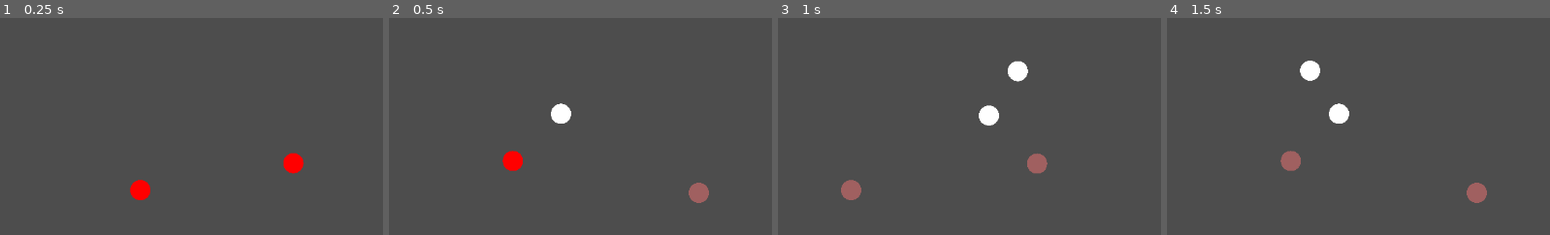
Above: before the commit, frames 1-4 (left to right).
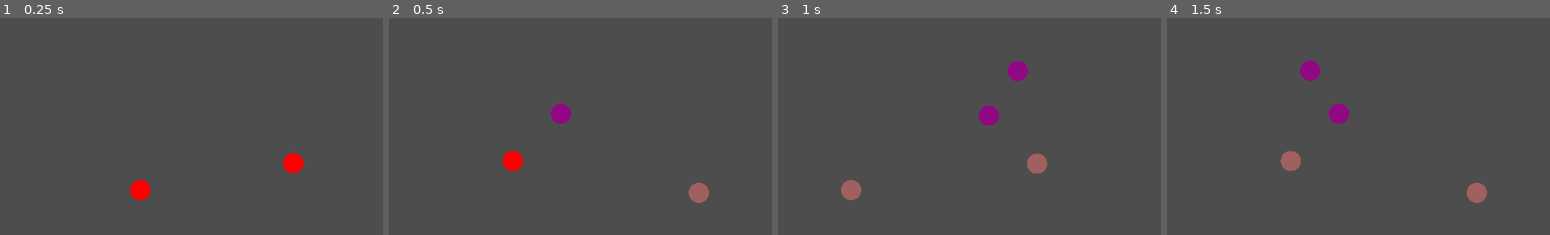
Above: after the commit, the same moments.

Repository: cuboktahedron/Juggor
Game: Godot game, scene res://scenes/game.tscn
Two runs of this game, one before a commit and one after it. Both use one fixed random seed, a clock stepped at 60 frames per second and the inputs below.
Inputs:
- Up to frame 1 (0.25 s): no input
- Up to frame 2 (0.5 s): no input
- Up to frame 3 (1 s): hold F (lh_right) from 0.53 s (still down); tap Z (lh_throw) at 0.6 s
- Up to frame 4 (1.5 s): release F (lh_right) at 1.28 s; hold D (lh_down) from 1.28 s (still down); tap X (rh_throw) at 1.35 s
The pictures show only the part of the screen within x 12-62%, y 45-95%; the shares and areas given below are measured in that part.

Frame 1 is identical in both runs. In frame 2, 0.4% of the frame differs, in the area x 42-48%, y 39-49%; in frame 3, 0.8%, in the area x 52-66%, y 19-50%; in frame 4, 0.8%.

Commit message:
Change ball color by pattern

Diff:
--- a/scripts/ball.gd
+++ b/scripts/ball.gd
@@ -1,5 +1,23 @@
 class_name Ball
 extends RigidBody2D
+
+
+@onready var mesh = $MeshInstance2D
+
+const BASE_COLORS = [
+	Color("#E60012"),
+	Color("#8FC31F"),
+	Color("#00A0E9"),
+	Color("#920783"),
+	Color("#F39800"),
+	Color("#009944"),
+	Color("#0068B7"),
+	Color("#E5004F"),
+	Color("#FFF100"),
+	Color("#009E96"),
+	Color("#1D2088"),
+	Color("#E4007F"),
+]
 
 var life_time: float
 
@@ -10,3 +28,7 @@
 
 func is_flying() -> bool:
 	return life_time > 0.0
+
+
+func set_color(pattern):
+	mesh.modulate = BASE_COLORS[pattern % BASE_COLORS.size()]
--- a/scripts/hand.gd
+++ b/scripts/hand.gd
@@ -51,6 +51,7 @@
 	var ball: Ball = Ball.instantiate()
 	ball.position = position
 	ball.gravity_scale = env.gravity_scale
+
 	var diff_pos = to._catch_position(to, base_time) - position;
 	var impulse = Vector2.ZERO
 
@@ -60,6 +61,7 @@
 	ball.apply_impulse(impulse)
 	ball.life_time = actual_time - 0.05
 	_play_field.add_child(ball)
+	ball.set_color(pattern)
 
 	var catcher = Catcher.instantiate()
 	catcher.position = Vector2.ZERO
